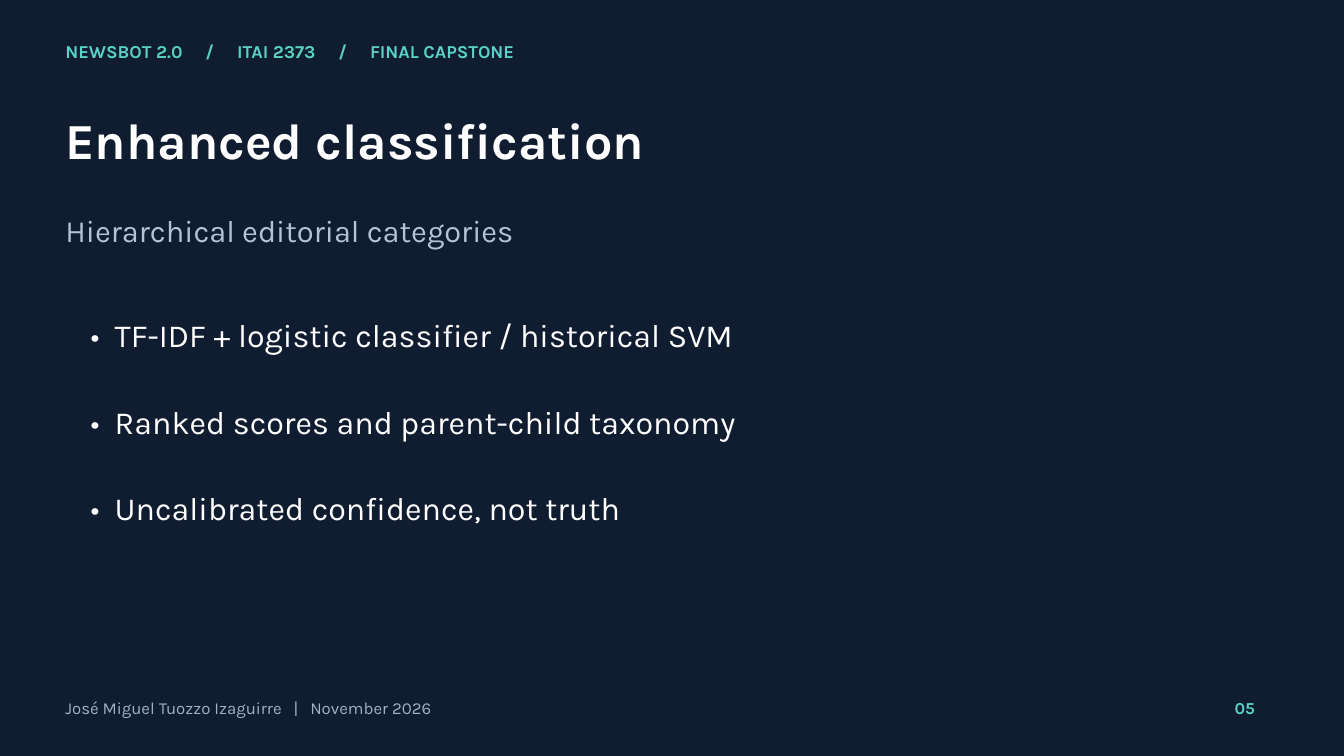
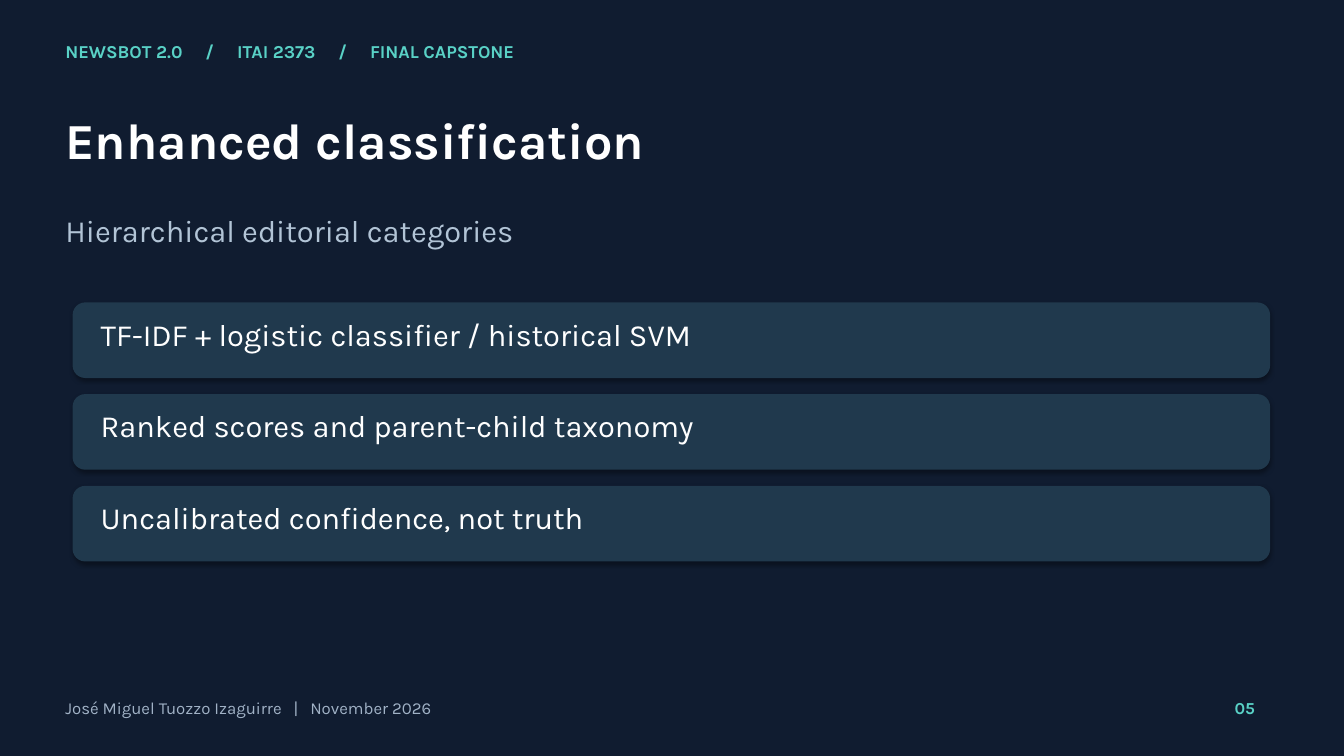
Before and after one commit to jtuozzo1616/Jose-Tuozzo-AI-Portfolio, a slide deck: slide 5 of ITAI2373-NewsBot-Final/reports/presentation.pptx. Drawn at 1344x756 pixels with LibreOffice and Linux fonts; fonts in the diff are those of the drawing. Boxes give left, top, right and bottom in pixels: in the first picture for what was removed or moved away, otherwise in the second. Text is boxed around its words. In the diff, an @@ line names an element or a change of style, - is before the commit and + after.

```diff
--- a/ITAI2373-NewsBot-Final/reports/presentation.pptx
+++ b/ITAI2373-NewsBot-Final/reports/presentation.pptx
@@ rounded rectangle added at (x1=73, y1=302, x2=1270, y2=378), fill #20394D @@
@@ text at (x1=101, y1=325, x2=691, y2=353): text changed; size 23 to 22 pt @@
-• TF-IDF + logistic classifier / historical SVM
+TF-IDF + logistic classifier / historical SVM
@@ rounded rectangle added at (x1=73, y1=394, x2=1270, y2=470), fill #20394D @@
@@ text at (x1=101, y1=416, x2=693, y2=445): text changed; size 23 to 22 pt @@
-• Ranked scores and parent-child taxonomy
+Ranked scores and parent-child taxonomy
@@ rounded rectangle added at (x1=73, y1=486, x2=1270, y2=562), fill #20394D @@
@@ text at (x1=101, y1=508, x2=583, y2=533): text changed; size 23 to 22 pt @@
-• Uncalibrated confidence, not truth
+Uncalibrated confidence, not truth
```
Also in this commit, not shown: 17 other slides changed, 33 other files.
